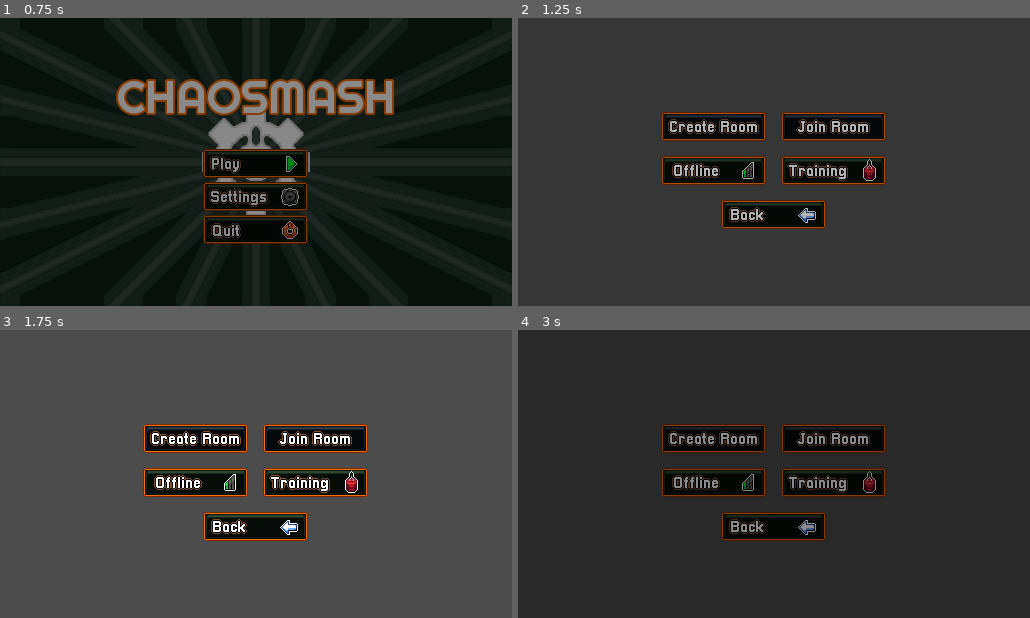
Above: before the commit, frames 1-4 (two rows, left to right).
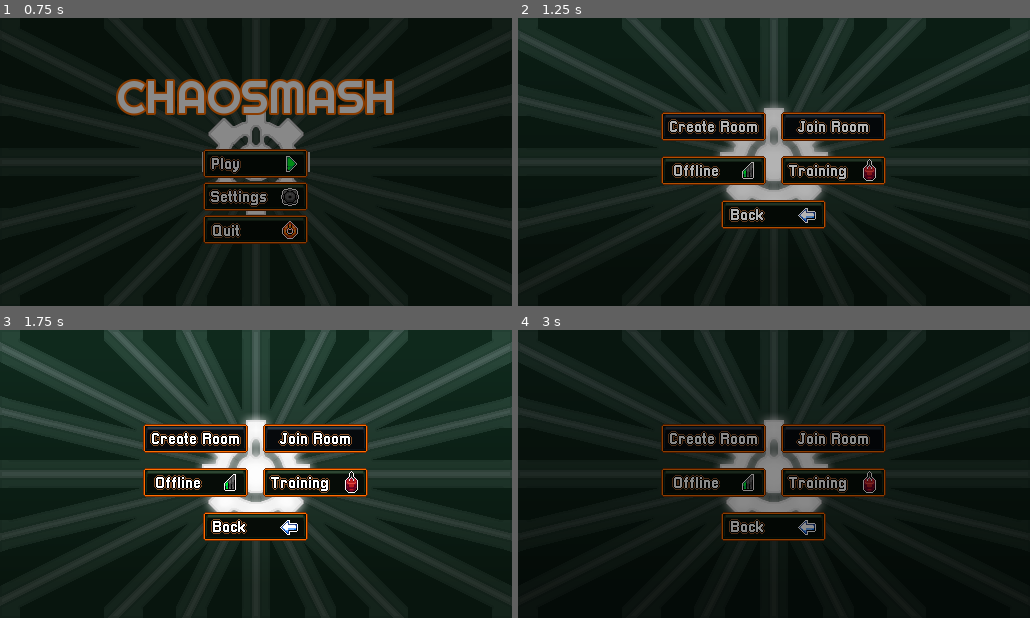
Above: after the commit, the same moments.

Repository: GE-Community/ChaoSmash
Game: Godot game, scene res://Menu/MainMenu.tscn
Two runs of this game, one before a commit and one after it. Both use one fixed random seed, a clock stepped at 60 frames per second and the inputs below. The engine's default icon, where the game draws it, is replaced by a stand-in: a white triangle on a blue panel in a dark square.
Inputs (mouse positions are in pixels of both pictures, inside the frame that each line leads up to):
- Up to frame 1 (0.75 s): click (256, 164) at 0.5 s
- Up to frame 2 (1.25 s): no input
- Up to frame 3 (1.75 s): hold D (player_right) from 1.28 s (still down); tap Space (player_jump) at 1.52 s
- Up to frame 4 (3 s): release D (player_right) at 2 s; click (712, 439) at 2 s; click (712, 482) at 2.75 s

Frame 1 is identical in both runs. In frame 2, 79% of the frame differs, in the area x 0-100%, y 0-100%; in frame 3, 83%; in frame 4, 58%.

Commit message:
Fixed the background in play menu

Diff:
--- a/Menu/PlayMenu.gd
+++ b/Menu/PlayMenu.gd
@@ -1,7 +1,8 @@
 extends Control
 
 # Variables
-var backgrounds : Array = ["res://Menu/Backgrounds/menu.png", "res://Menu/Backgrounds/menu2.png"]
+var backgrounds : Array = ["res://Assets/Art/UI/Background/menu2.png",
+"res://Assets/Art/UI/Background/menu.png"]
 
 # Onready Variables
 onready var background_node : TextureRect = $Background
